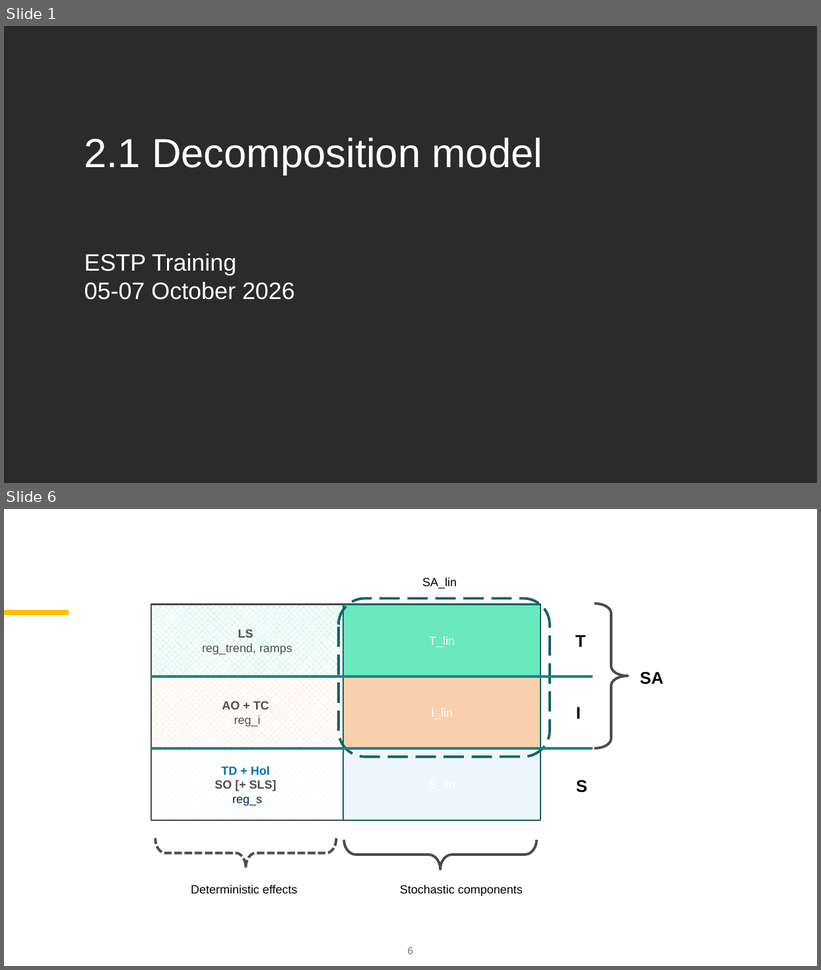
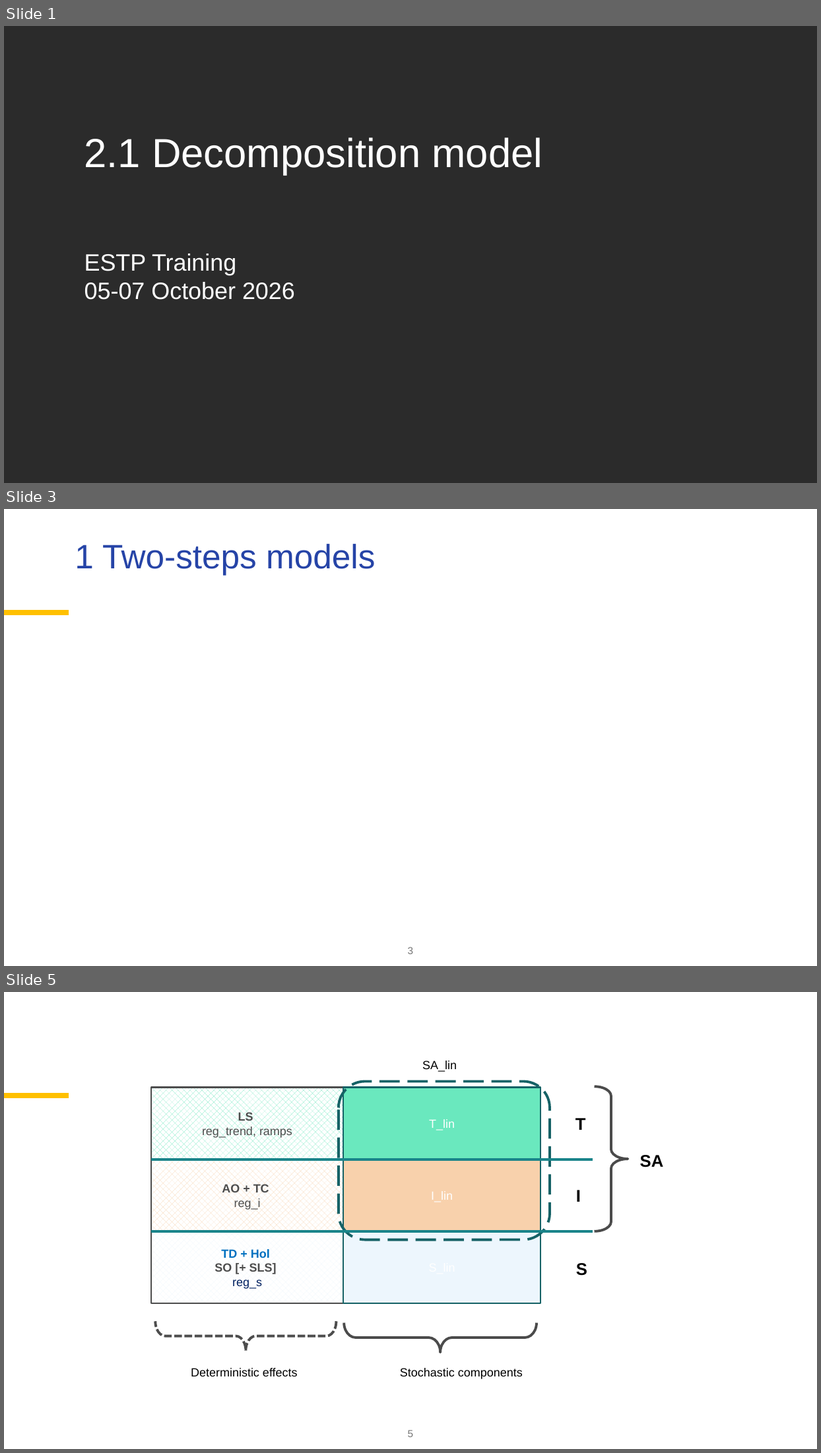
Before and after one commit to palatej/ESTP2026, a slide deck: 2.1 Decomposition model.pptx. Shown one above the other, each under a label of ours: slides 1 and 6 before the commit, slides 1, 3 and 5 after it; the slides between them are not shown. The pictures are 821x970 and 821x1453 pixels, drawn with LibreOffice and Linux fonts; fonts in the diff are those of the drawing; grey boxes stand for pictures; background and template pictures are left out; a plain dark background stands for a picture behind light text. Boxes give left, top, right and bottom in pixels: in the first picture for what was removed or moved away, otherwise in the second. Text is boxed around its words. In the diff, an @@ line names an element or a change of style, - is before the commit and + after.

```diff
--- a/2.1 Decomposition model.pptx
+++ b/2.1 Decomposition model.pptx
@@ slide 3 added at (4, 509, 817, 966), background #FFFFFF; not listed: 1 template element that a slide beside it also shows @@
@@ title added at (75, 543, 375, 575), 40 pt, text #2644A7 @@
+1 Two-steps models
@@ page number added at (408, 947, 414, 955), 12 pt, text #767676 @@
+3
@@ what was slide 6 is now slide 5 @@
```
Also in this commit, not shown: 1 slide changed, 1 other slide added, 3 slides removed, 5 other files.
